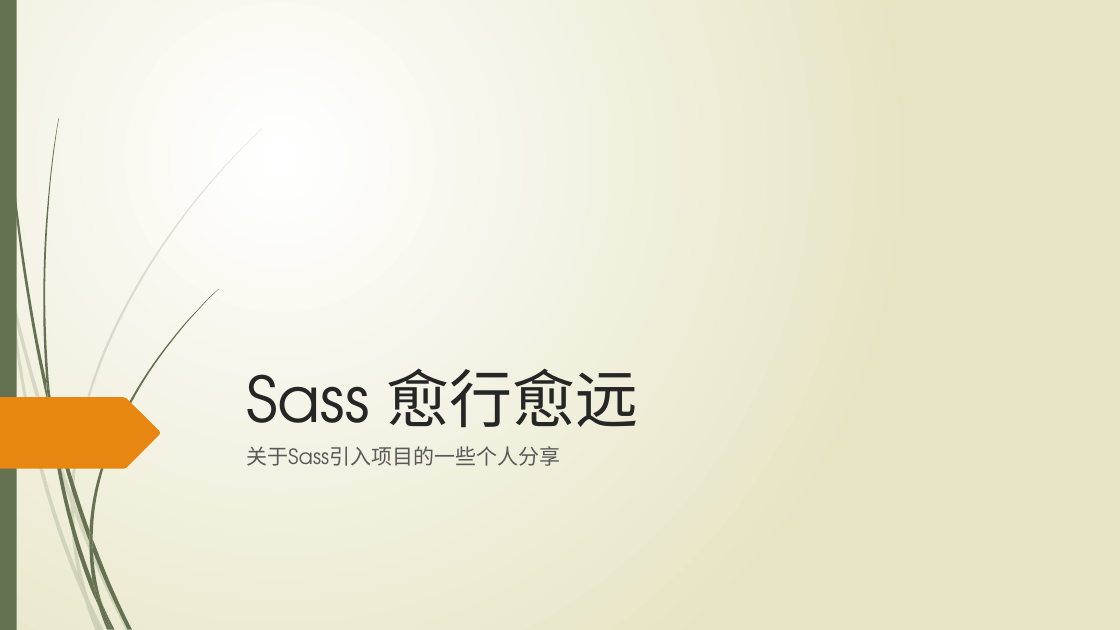
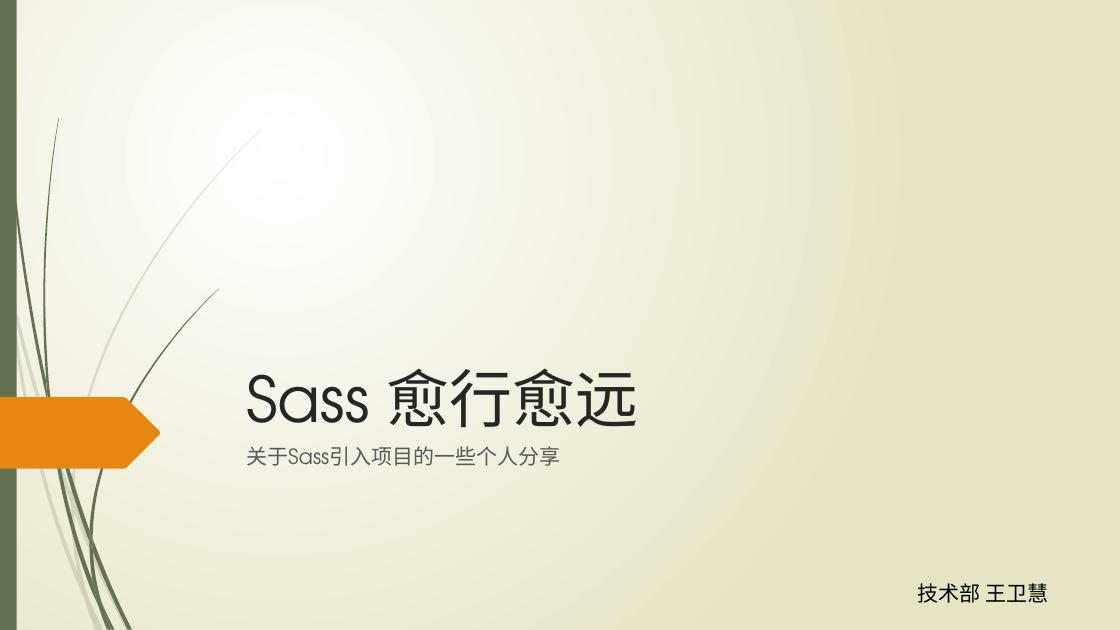
Before and after one commit to wangweihui/sassdemo, a slide deck: slide 1 of SASS愈行愈远.pptx. Drawn at 1120x630 pixels with LibreOffice and Linux fonts; fonts in the diff are those of the drawing. Boxes give left, top, right and bottom in pixels: in the first picture for what was removed or moved away, otherwise in the second. Text is boxed around its words. In the diff, an @@ line names an element or a change of style, - is before the commit and + after.

```diff
--- a/SASS愈行愈远.pptx
+++ b/SASS愈行愈远.pptx
@@ text added at box(918, 583, 1049, 603), 18 pt, text #000000 @@
+技术部 王卫慧
```
Also in this commit, not shown: 1 other slide changed, 1 slide added.
